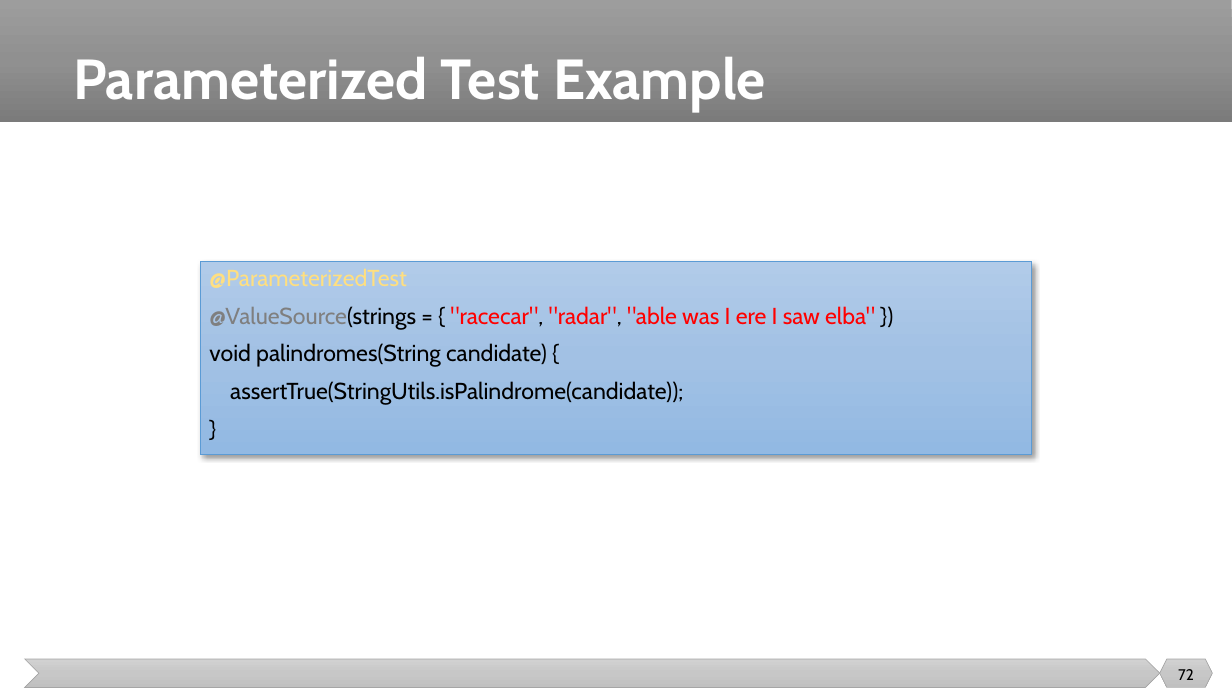
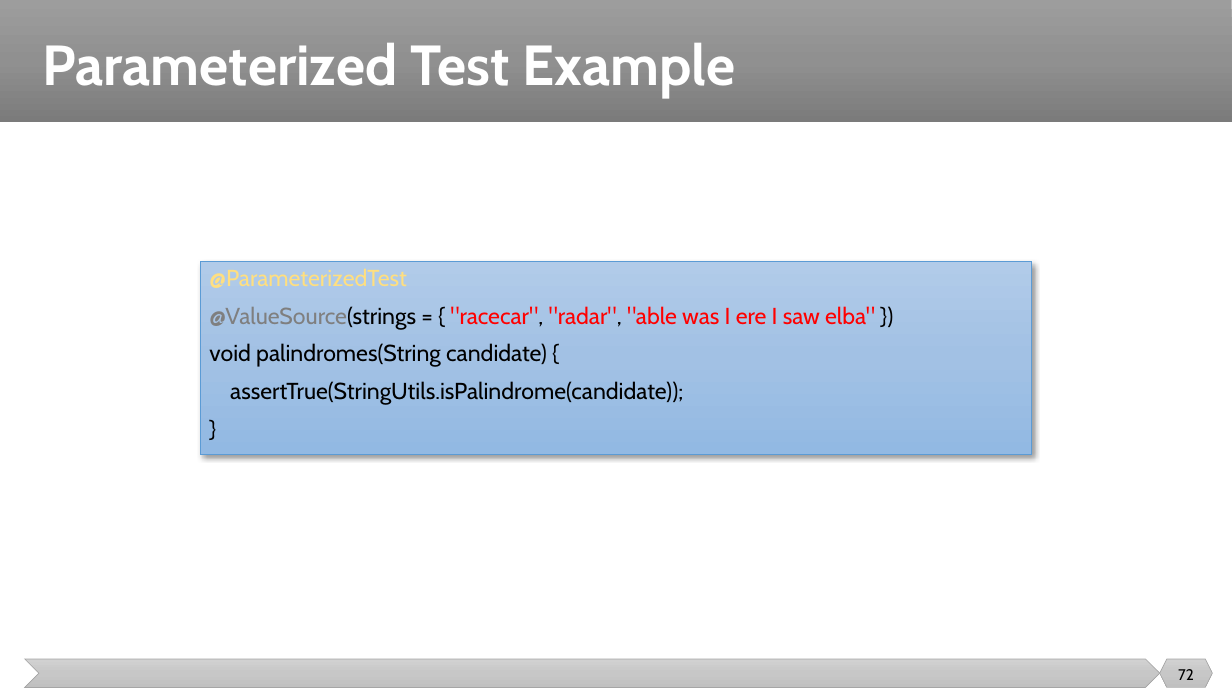
Before and after one commit to malenezi/malenezi, a slide deck: slide 72 of SE401/Lectures/6-Unit Testing and Junit/Unit Testing and JUnit.pptx. Drawn at 1232x693 pixels with LibreOffice and Linux fonts; fonts in the diff are those of the drawing. Boxes give left, top, right and bottom in pixels: in the first picture for what was removed or moved away, otherwise in the second. Text is boxed around its words. In the diff, an @@ line names an element or a change of style, - is before the commit and + after.

```diff
--- a/SE401/Lectures/6-Unit Testing and Junit/Unit Testing and JUnit.pptx
+++ b/SE401/Lectures/6-Unit Testing and Junit/Unit Testing and JUnit.pptx
@@ title "Parameterized Test Example": place and size @@
-title "Parameterized Test Example" at [73, 57, 766, 112]
+title "Parameterized Test Example" at [43, 43, 736, 98]
```
Also in this commit, not shown: 1 other file.
